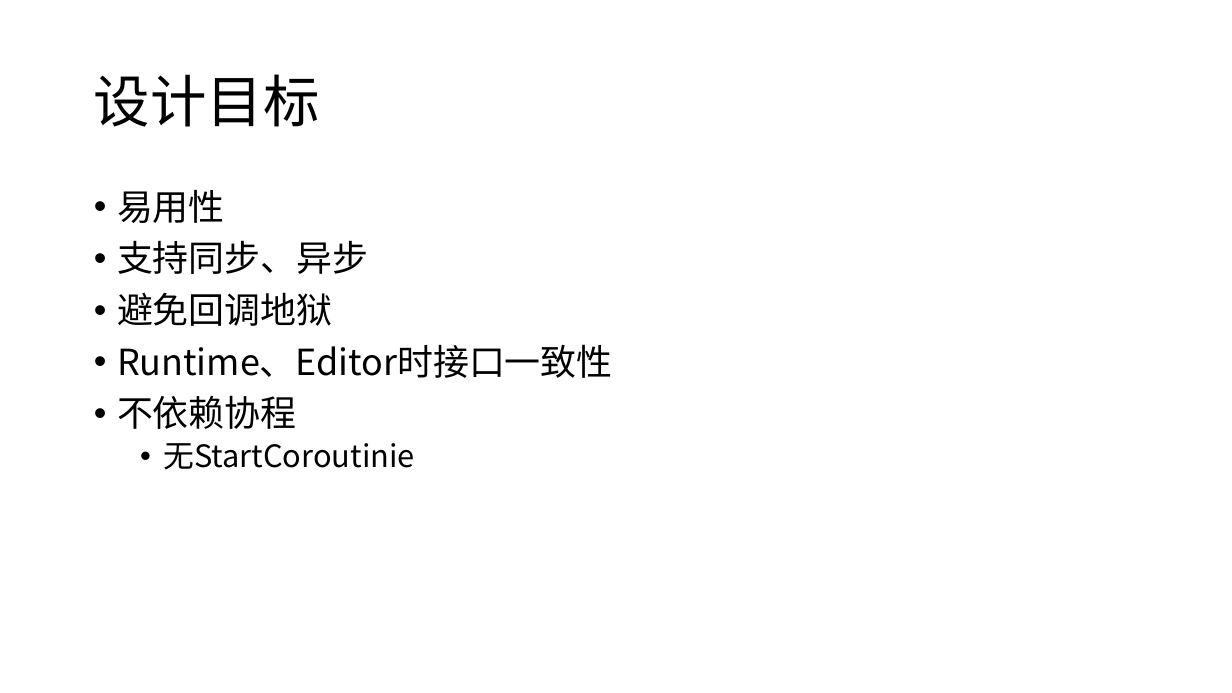
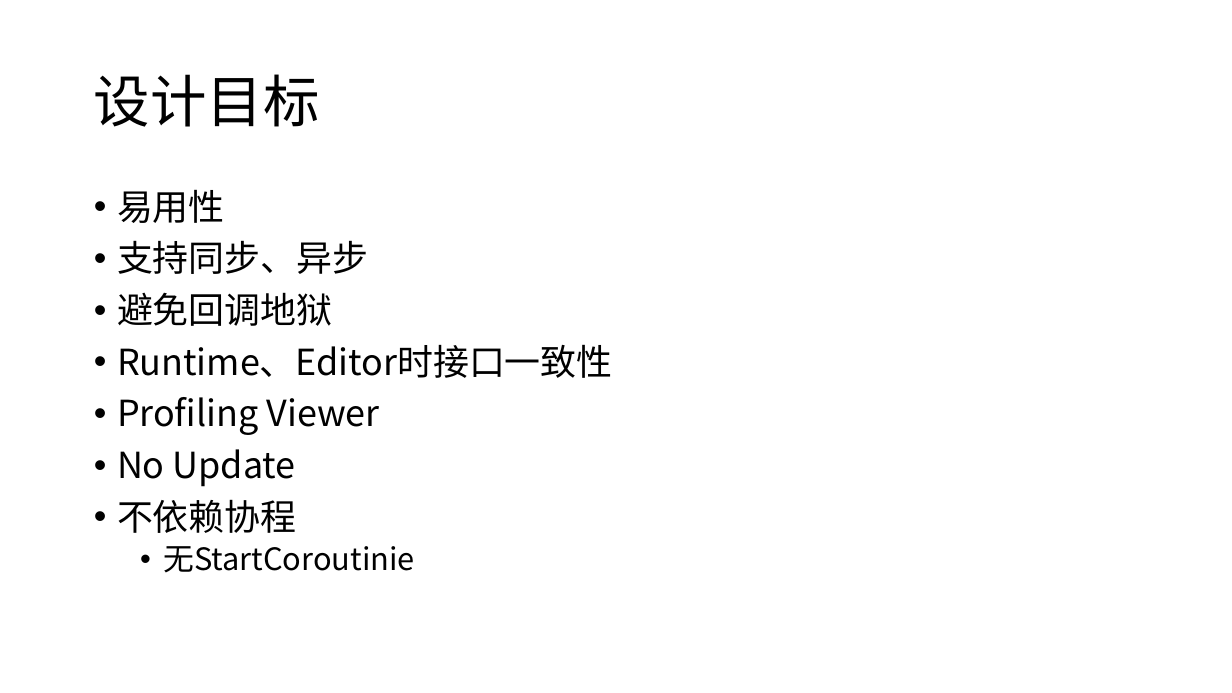
Before and after one commit to xukunn1226/__UnityFramework, a slide deck: slide 46 of Assets/Slice/《资源管理——从理论到实践》.pptx. Drawn at 1232x693 pixels with LibreOffice and Linux fonts; fonts in the diff are those of the drawing. Boxes give left, top, right and bottom in pixels: in the first picture for what was removed or moved away, otherwise in the second. Text is boxed around its words. In the diff, an @@ line names an element or a change of style, - is before the commit and + after.

```diff
--- a/Assets/Slice/《资源管理——从理论到实践》.pptx
+++ b/Assets/Slice/《资源管理——从理论到实践》.pptx
@@ text at (x1=117, y1=397, x2=380, y2=487): paragraphs added @@
+• Profiling Viewer
+• No Update
```
Also in this commit, not shown: 1 other slide changed, 12 slides added, 5 other files.
